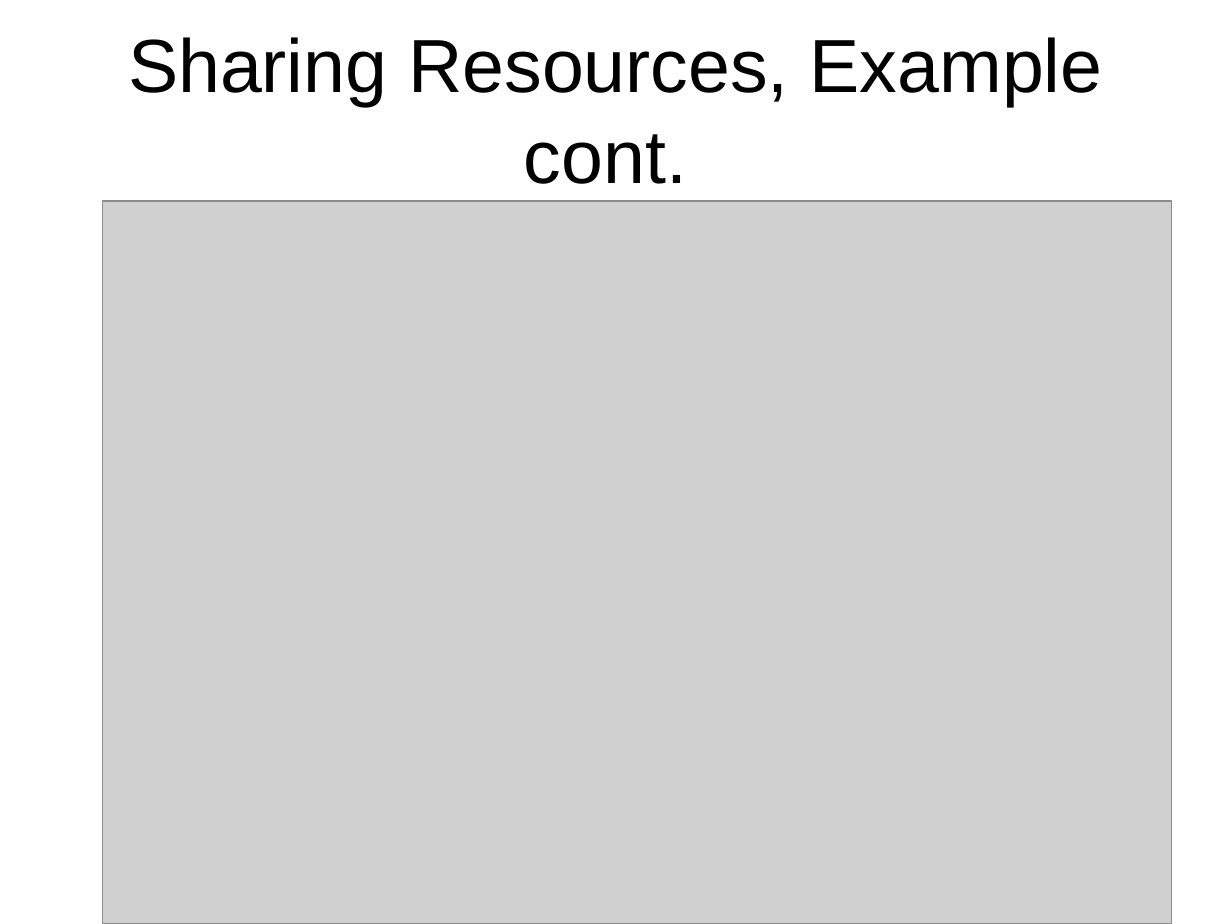
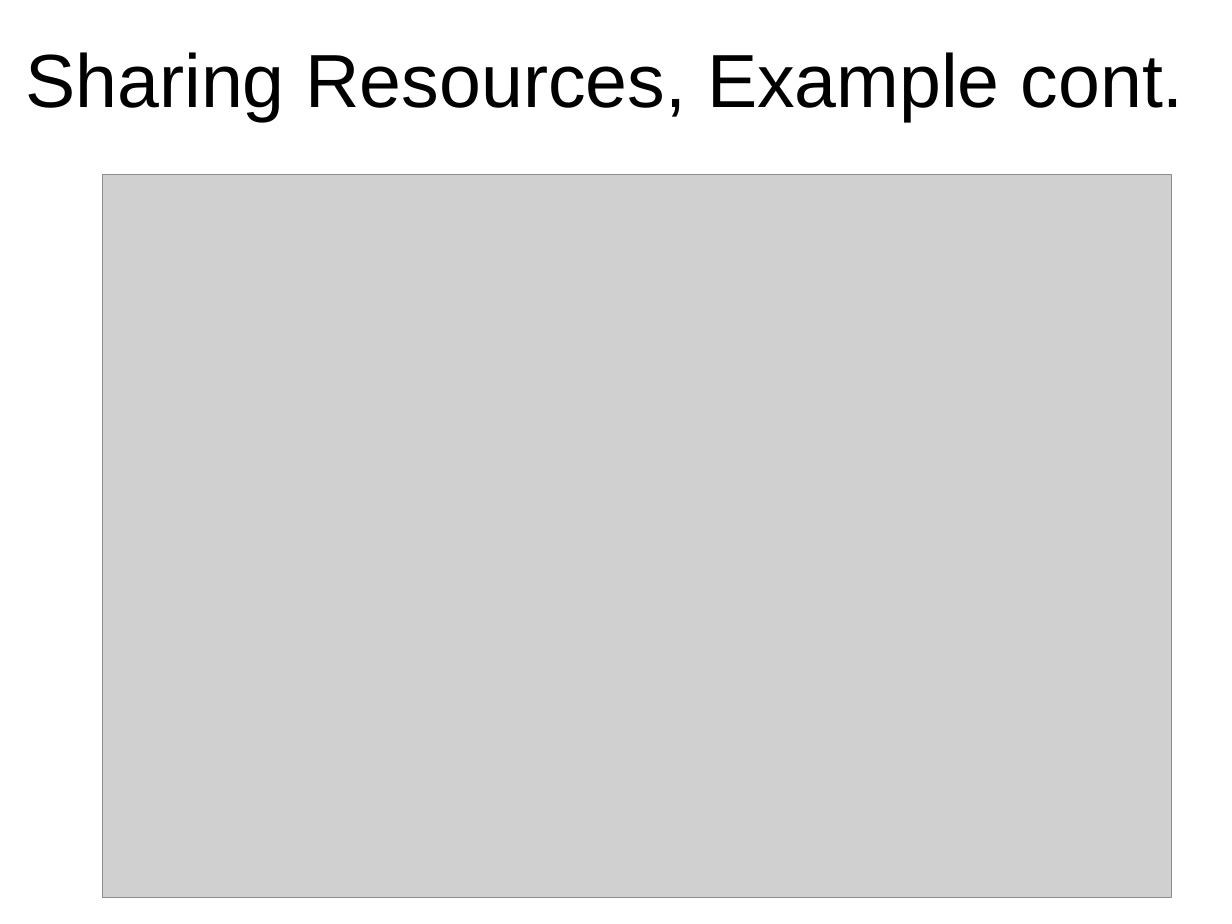
Before and after one commit to octaviordz/zjnu2017.github.io, a slide deck: slide 23 of OOP/lectures/100--Java.MultiThreading.pptx. Drawn at 1232x924 pixels with LibreOffice and Linux fonts; fonts in the diff are those of the drawing; grey boxes stand for pictures. Boxes give left, top, right and bottom in pixels: in the first picture for what was removed or moved away, otherwise in the second. Text is boxed around its words. In the diff, an @@ line names an element or a change of style, - is before the commit and + after.

```diff
--- a/OOP/lectures/100--Java.MultiThreading.pptx
+++ b/OOP/lectures/100--Java.MultiThreading.pptx
@@ title "Sharing Resources, Example cont." rewrapped from (x1=128, y1=37, x2=1103, y2=184) to (x1=25, y1=52, x2=1184, y2=121) @@
@@ picture moved from (x1=102, y1=201, x2=1172, y2=924) to (x1=102, y1=175, x2=1172, y2=898) @@
```
Also in this commit, not shown: 10 other slides changed, 1 slide added.
